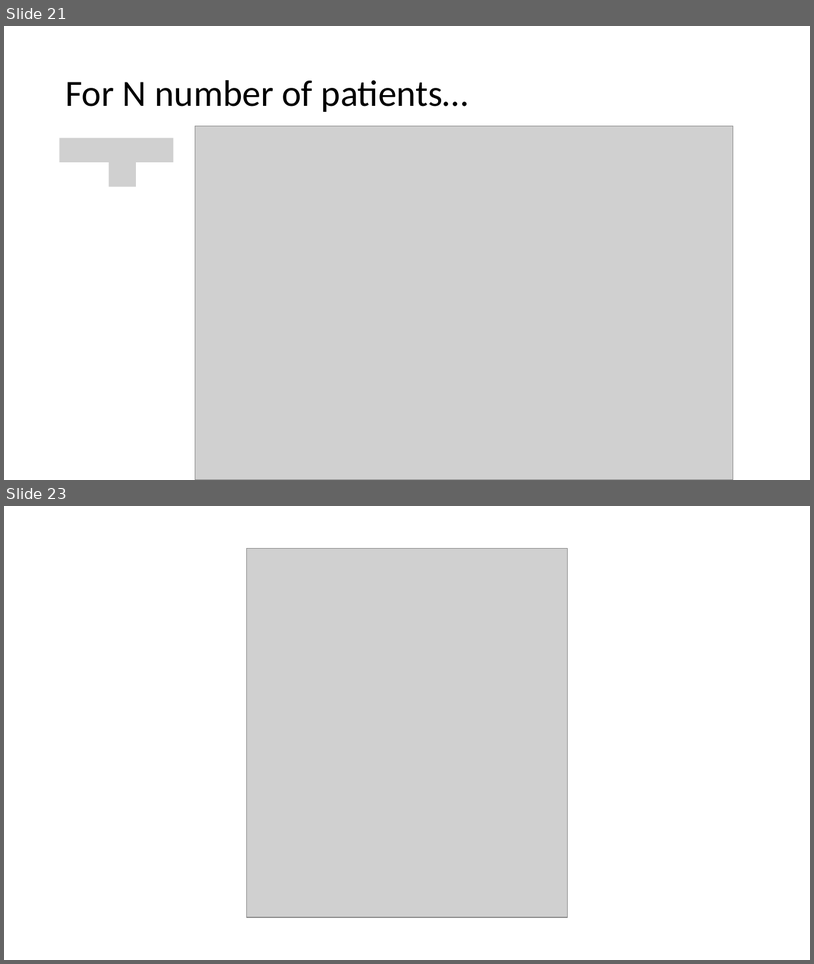
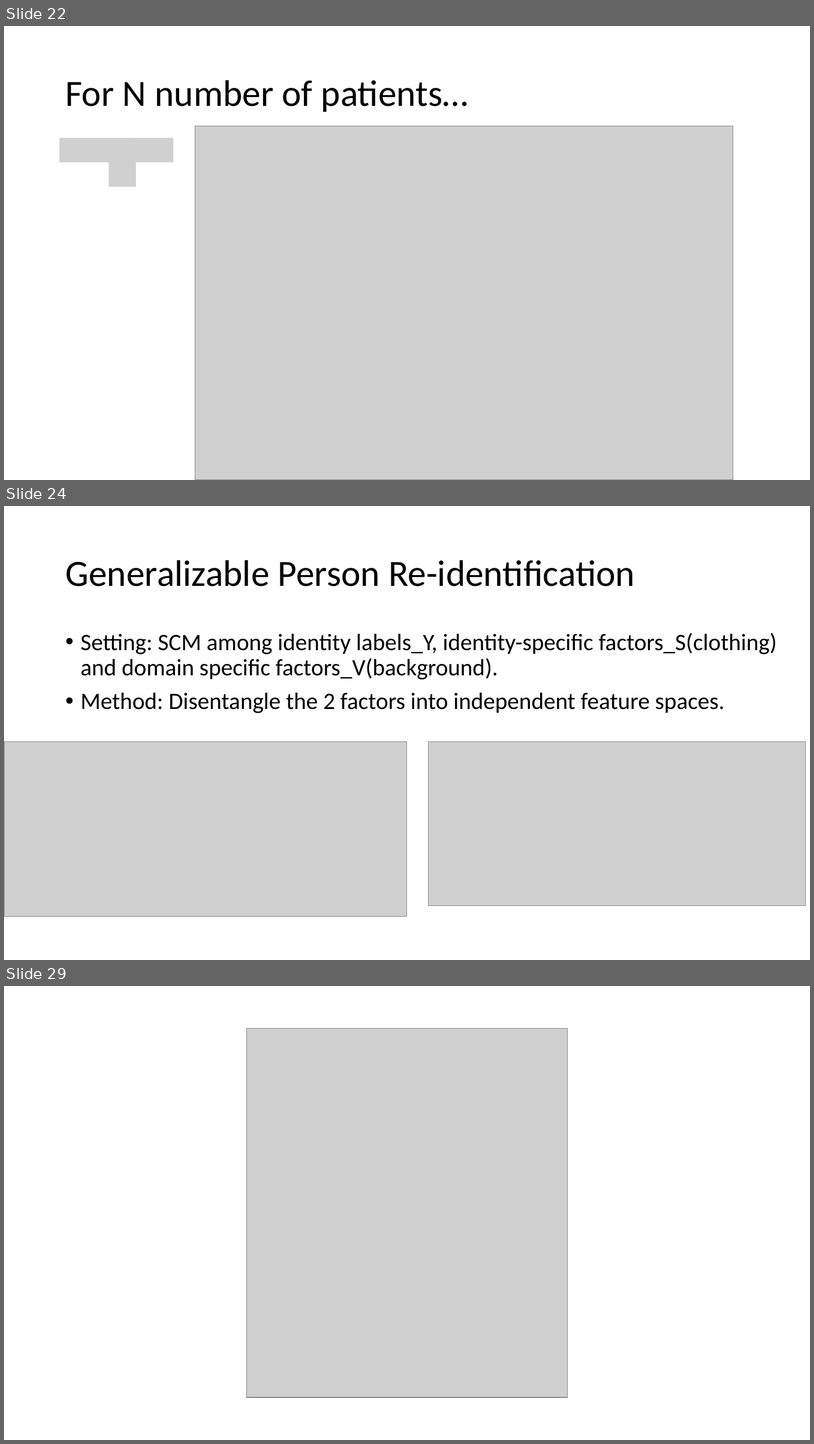
Before and after one commit to Z1hanW/Z1hanW.github.io, a slide deck: img/headers/Presentation_During_Meeting [Auto-saved].pptx. Shown one above the other, each under a label of ours: slides 21 and 23 before the commit, slides 22, 24 and 29 after it; the slides between them are not shown. The pictures are 814x964 and 814x1444 pixels, drawn with LibreOffice and Linux fonts; fonts in the diff are those of the drawing; grey boxes stand for pictures. Boxes give left, top, right and bottom in pixels: in the first picture for what was removed or moved away, otherwise in the second. Text is boxed around its words. In the diff, an @@ line names an element or a change of style, - is before the commit and + after.

```diff
--- a/img/headers/Presentation_During_Meeting [Auto-saved].pptx
+++ b/img/headers/Presentation_During_Meeting [Auto-saved].pptx
@@ slide 24 added at [4,506,810,960], background #FFFFFF @@
@@ title added at [65,560,635,586], 44 pt, text #000000 @@
+Generalizable Person Re-identification
@@ text added at [81,633,777,713], 28 pt, text #000000 @@
+• Setting: SCM among identity labels_Y, identity-specific factors_S(clothing) and domain specific factors_V(background).
+• Method: Disentangle the 2 factors into independent feature spaces.
@@ picture added at [4,741,408,916] @@
@@ picture added at [429,741,806,905] @@
@@ what was slide 21 is now slide 22 @@
@@ what was slide 23 is now slide 29 @@
```
Also in this commit, not shown: 1 slide changed, 7 other slides added, 2 slides removed, 4 other files.
